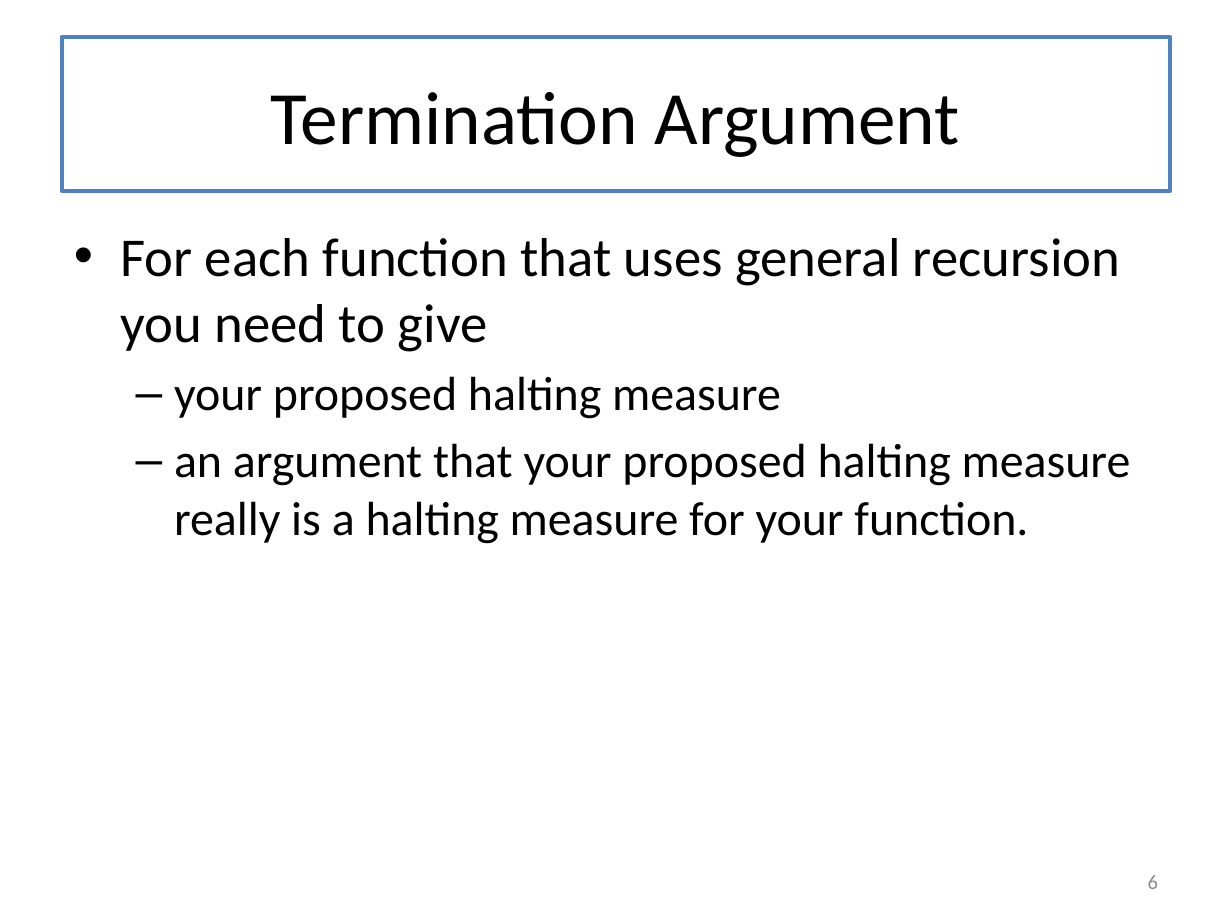
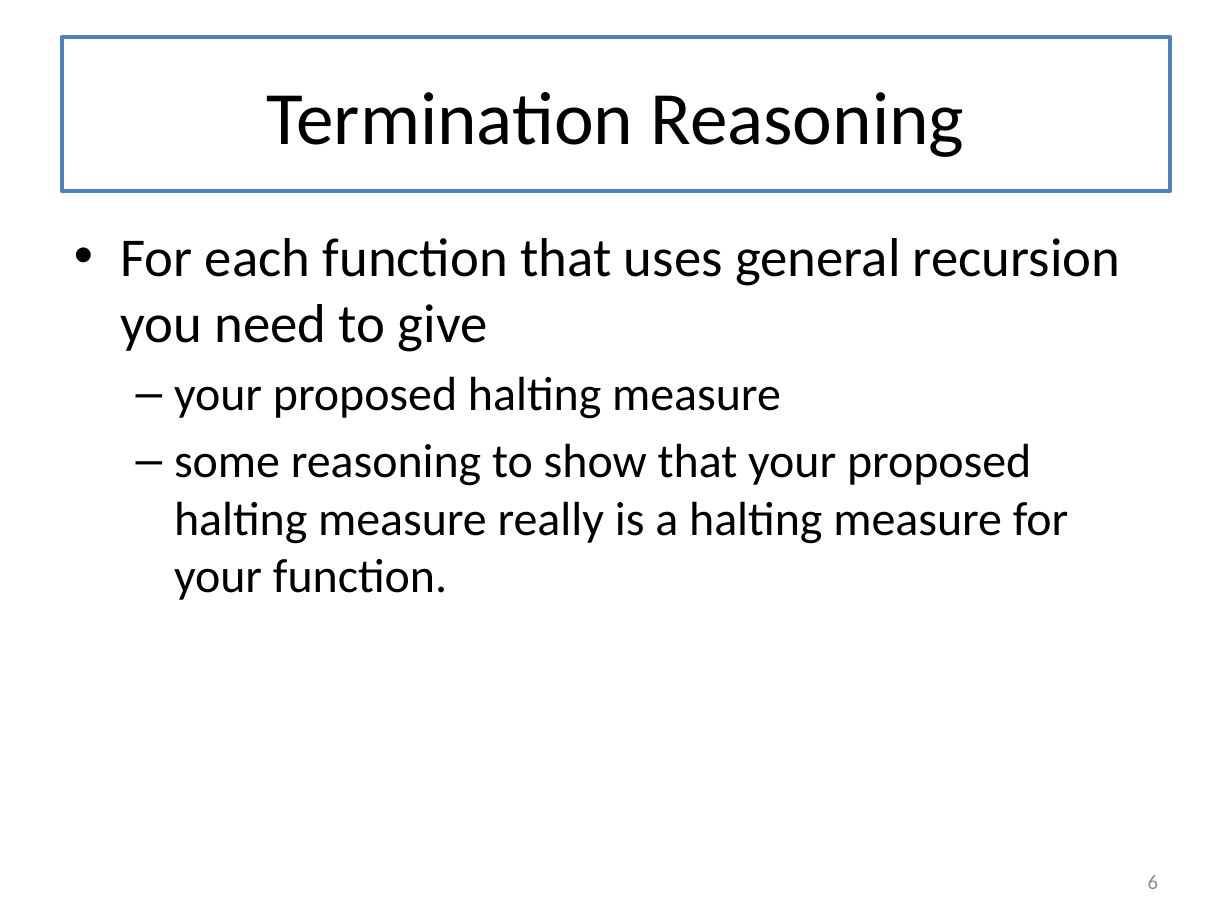
Before and after one commit to mwand/cs5010f16, a slide deck: slide 6 of Slides/Lesson 8.2 Halting Measures.pptx. Drawn at 1232x924 pixels with LibreOffice and Linux fonts; fonts in the diff are those of the drawing. Boxes give left, top, right and bottom in pixels: in the first picture for what was removed or moved away, otherwise in the second. Text is boxed around its words. In the diff, an @@ line names an element or a change of style, - is before the commit and + after.

```diff
--- a/Slides/Lesson 8.2 Halting Measures.pptx
+++ b/Slides/Lesson 8.2 Halting Measures.pptx
@@ title at [266, 92, 964, 157]: text changed @@
-Termination Argument
+Termination Reasoning
@@ text at [174, 443, 1068, 600]: text changed @@
-  – an argument that your proposed halting measure really is a halting measure for your function.
+  – some reasoning to show that your proposed halting measure really is a halting measure for your function.
```
Also in this commit, not shown: 12 other slides changed, 2 other files.
